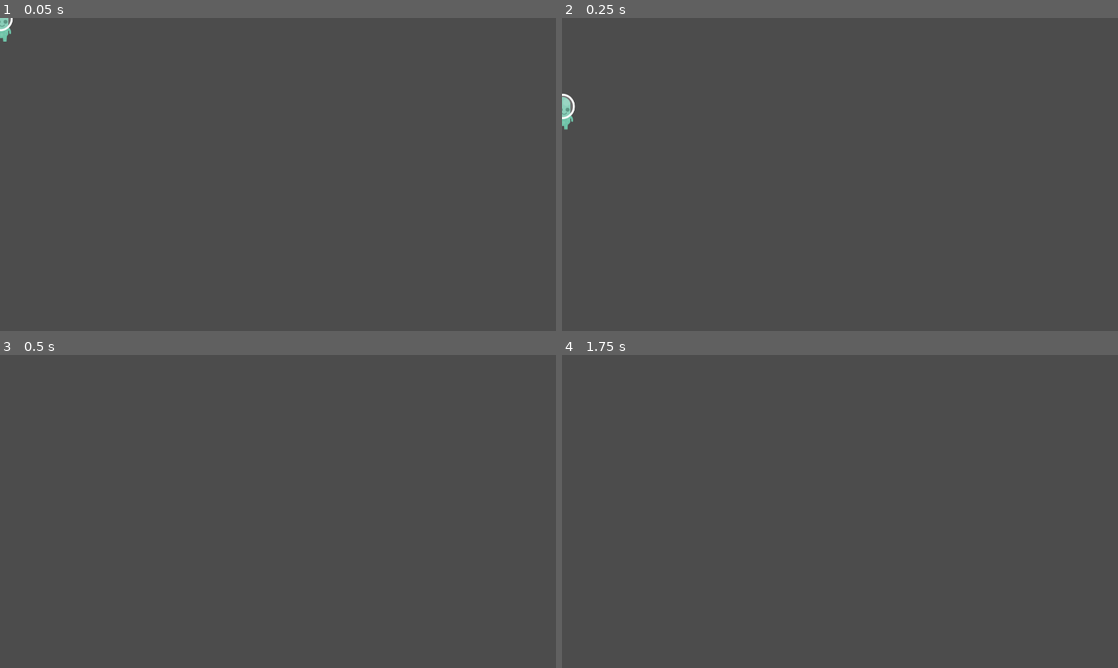
Above: before the commit, frames 1-4 (two rows, left to right).
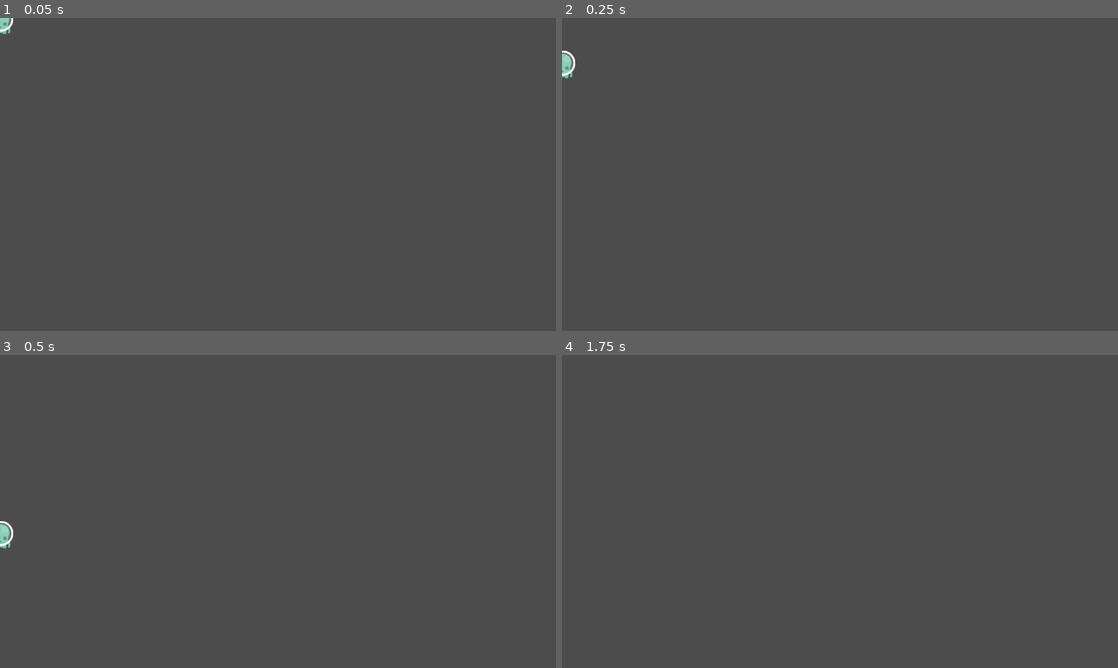
Above: after the commit, the same moments.

Repository: Epsilon0xCell/Lorien
Game: Godot game, scene res://Misc/Player/Player.tscn
The game is run twice, just before and just after one commit, with the same random seed, the same clock (stepped at 60 frames per second) and the same inputs. This scene is started directly instead of the project's main scene.
Inputs (mouse positions are in pixels of both pictures, inside the frame that each line leads up to):
- Up to frame 1 (0.05 s): no input
- Up to frame 2 (0.25 s): no input
- Up to frame 3 (0.5 s): no input
- Up to frame 4 (1.75 s): tap Enter at 0.5 s; move the mouse to (962, 495) at 0.52 s; hold D (player_move_right) from 0.53 s (still down); tap Delete (delete_selected_strokes) at 0.6 s; click (962, 495) at 0.67 s; tap Space (player_jump) at 0.77, 1.25, 1.52 s; move the mouse to (728, 527) at 1.27 s; tap B (shortcut_brush_tool) at 1.35 s; click (728, 527) at 1.42 s

The runs differ from the first frame. In frame 1, less than 0.1% of the frame differs, in the area x 0-3%, y 0-8%; in frame 2, 0.4%, in the area x 0-3%, y 10-36%; in frame 3, 0.2%; in frame 4, nothing differs.

Commit message:
Simplified player code

Diff:
--- a/lorien/InfiniteCanvas/InfiniteCanvas.gd
+++ b/lorien/InfiniteCanvas/InfiniteCanvas.gd
@@ -120,6 +120,7 @@
 		if enable:
 			if _player == null:
 				_player = PLAYER.instance()
+				_player.z_index = -100
 			_player.reset(_active_tool.get_cursor().global_position)
 			_viewport.add_child(_player)
 		else:
--- a/lorien/Main.tscn
+++ b/lorien/Main.tscn
@@ -71,10 +71,10 @@
 }
 
 [node name="ColorPicker" type="ColorPicker" parent="BrushColorPickerPopup/PanelContainer"]
-margin_left = 52.0
-margin_top = 52.0
-margin_right = 357.0
-margin_bottom = 471.0
+margin_left = 68.0
+margin_top = 68.0
+margin_right = 373.0
+margin_bottom = 487.0
 edit_alpha = false
 presets_enabled = false
 presets_visible = false
@@ -105,10 +105,10 @@
 }
 
 [node name="ColorPicker" type="ColorPicker" parent="BackgroundColorPickerPopup/PanelContainer"]
-margin_left = 52.0
-margin_top = 52.0
-margin_right = 362.001
-margin_bottom = 468.0
+margin_left = 68.0
+margin_top = 68.0
+margin_right = 378.001
+margin_bottom = 484.0
 edit_alpha = false
 presets_enabled = false
 presets_visible = false
@@ -135,8 +135,8 @@
 theme = ExtResource( 8 )
 access = 2
 filters = PoolStringArray( "*.lorien" )
-current_dir = "/Projects/Other/Lorien/lorien"
-current_path = "/Projects/Other/Lorien/lorien/"
+current_dir = "/Users/mbrla/Projects/lorien/lorien"
+current_path = "/Users/mbrla/Projects/lorien/lorien/"
 __meta__ = {
 "_edit_lock_": true
 }
@@ -162,8 +162,8 @@
 margin_bottom = 216.5
 theme = ExtResource( 8 )
 access = 2
-current_dir = "/Projects/Other/Lorien/lorien"
-current_path = "/Projects/Other/Lorien/lorien/"
+current_dir = "/Users/mbrla/Projects/lorien/lorien"
+current_path = "/Users/mbrla/Projects/lorien/lorien/"
 
 [node name="UnsavedChangesDialog" parent="." instance=ExtResource( 7 )]
 visible = false
--- a/lorien/Misc/Player/Player.gd
+++ b/lorien/Misc/Player/Player.gd
@@ -2,23 +2,16 @@
 extends KinematicBody2D
 
 # -------------------------------------------------------------------------------------------------
-enum State {
-	IDLE,
-	MOVING,
-	JUMPING,
-	LANDING
-}
-
-# -------------------------------------------------------------------------------------------------
-export var speed: float = 250
-export var jump_power: float = 1500
-export var push_power: float = 100
-export var gravity: float = 120
+export var speed: float = 400
+export var jump_power: float = 1000
+export var gravity: float = 60
 onready var _sprite: AnimatedSprite = $AnimatedSprite
-var _state = State.IDLE
+onready var _col_shape_normal: CollisionShape2D = $CollisionShapeNormal
+onready var _col_shape_crouching: CollisionShape2D = $CollisionShapeCrouching
 var _velocity: Vector2 = Vector2.ZERO
 
 func _physics_process(delta: float) -> void:
+	var is_crouching := false
 	_velocity.y += gravity
 	if Input.is_action_pressed("player_move_left"):
 		_velocity.x = -speed
@@ -28,6 +21,9 @@
 		_velocity.x = speed
 		_sprite.play("walk")
 		_sprite.flip_h = false
+	elif Input.is_action_pressed("player_crouch"):
+		is_crouching = true
+		_sprite.play("crouch")
 	elif is_on_floor():
 		_velocity.x = 0
 		_sprite.play("idle")
@@ -36,31 +32,13 @@
 		_velocity.y -= jump_power
 		_sprite.play("jump")
 
-	match _state:
-		State.IDLE: _state_idle(delta)
-		State.MOVING: _state_moving(delta)
-		State.JUMPING: _state_jumping(delta)
-		State.LANDING: _state_landing(delta)
+	_col_shape_crouching.disabled = !is_crouching
+	_col_shape_normal.disabled = is_crouching
+
+
 	_velocity = move_and_slide(_velocity, Vector2.UP, false, 4, PI/4.0, false)
 
 # -------------------------------------------------------------------------------------------------
 func reset(global_pos: Vector2) -> void:
 	global_position = global_pos
 	_velocity = Vector2.ZERO
-	_state = State.IDLE
-
-# -------------------------------------------------------------------------------------------------
-func _state_idle(delta: float) -> void:
-	pass
-
-# -------------------------------------------------------------------------------------------------
-func _state_moving(delta: float) -> void:
-	pass
-
-# -------------------------------------------------------------------------------------------------
-func _state_jumping(delta: float) -> void:
-	pass
-
-# -------------------------------------------------------------------------------------------------
-func _state_landing(delta: float) -> void:
-	pass
--- a/lorien/Misc/Player/Player.tscn
+++ b/lorien/Misc/Player/Player.tscn
@@ -15,10 +15,15 @@
 [ext_resource path="res://Assets/Player/p1_walk/p1_walk02.png" type="Texture" id=13]
 [ext_resource path="res://Assets/Player/p1_walk/p1_walk03.png" type="Texture" id=14]
 [ext_resource path="res://Assets/Player/p1_hurt.png" type="Texture" id=15]
+[ext_resource path="res://Assets/Player/p1_duck.png" type="Texture" id=16]
 
-[sub_resource type="CapsuleShape2D" id=1]
+[sub_resource type="CapsuleShape2D" id=3]
 radius = 35.7294
-height = 28.0319
+height = 34.0149
+
+[sub_resource type="CapsuleShape2D" id=4]
+radius = 35.7294
+height = 10.4698
 
 [sub_resource type="SpriteFrames" id=2]
 animations = [ {
@@ -26,11 +31,6 @@
 "loop": false,
 "name": "idle",
 "speed": 5.0
-}, {
-"frames": [ ExtResource( 8 ), ExtResource( 13 ), ExtResource( 14 ), ExtResource( 6 ), ExtResource( 11 ), ExtResource( 10 ), ExtResource( 12 ), ExtResource( 4 ), ExtResource( 5 ), ExtResource( 7 ), ExtResource( 9 ) ],
-"loop": true,
-"name": "walk",
-"speed": 12.0
 }, {
 "frames": [ ExtResource( 15 ) ],
 "loop": false,
@@ -46,16 +46,29 @@
 "loop": false,
 "name": "falling",
 "speed": 5.0
+}, {
+"frames": [ ExtResource( 8 ), ExtResource( 13 ), ExtResource( 14 ), ExtResource( 6 ), ExtResource( 11 ), ExtResource( 10 ), ExtResource( 12 ), ExtResource( 4 ), ExtResource( 5 ), ExtResource( 7 ), ExtResource( 9 ) ],
+"loop": true,
+"name": "walk",
+"speed": 12.0
+}, {
+"frames": [ ExtResource( 16 ) ],
+"loop": true,
+"name": "crouch",
+"speed": 5.0
 } ]
 
 [node name="Player" type="KinematicBody2D"]
 script = ExtResource( 1 )
 
-[node name="CollisionShape2D" type="CollisionShape2D" parent="."]
-shape = SubResource( 1 )
+[node name="CollisionShapeNormal" type="CollisionShape2D" parent="."]
+shape = SubResource( 3 )
+
+[node name="CollisionShapeCrouching" type="CollisionShape2D" parent="."]
+shape = SubResource( 4 )
+disabled = true
 
 [node name="AnimatedSprite" type="AnimatedSprite" parent="."]
 frames = SubResource( 2 )
-animation = "walk"
-frame = 7
+animation = "crouch"
 playing = true
--- a/lorien/project.godot
+++ b/lorien/project.godot
@@ -198,6 +198,18 @@
 
 [input]
 
+ui_accept={
+"deadzone": 0.5,
+"events": [ Object(InputEventKey,"resource_local_to_scene":false,"resource_name":"","device":0,"alt":false,"shift":false,"control":false,"meta":false,"command":false,"pressed":false,"scancode":16777221,"unicode":0,"echo":false,"script":null)
+, Object(InputEventKey,"resource_local_to_scene":false,"resource_name":"","device":0,"alt":false,"shift":false,"control":false,"meta":false,"command":false,"pressed":false,"scancode":16777222,"unicode":0,"echo":false,"script":null)
+, Object(InputEventJoypadButton,"resource_local_to_scene":false,"resource_name":"","device":0,"button_index":0,"pressure":0.0,"pressed":false,"script":null)
+ ]
+}
+ui_select={
+"deadzone": 0.5,
+"events": [ Object(InputEventJoypadButton,"resource_local_to_scene":false,"resource_name":"","device":0,"button_index":3,"pressure":0.0,"pressed":false,"script":null)
+ ]
+}
 f1={
 "deadzone": 0.5,
 "events": [ Object(InputEventKey,"resource_local_to_scene":false,"resource_name":"","device":0,"alt":false,"shift":false,"control":false,"meta":false,"command":false,"pressed":false,"scancode":16777244,"unicode":0,"echo":false,"script":null)
@@ -317,6 +329,12 @@
 , Object(InputEventKey,"resource_local_to_scene":false,"resource_name":"","device":0,"alt":false,"shift":false,"control":false,"meta":false,"command":false,"pressed":false,"scancode":16777232,"unicode":0,"echo":false,"script":null)
  ]
 }
+player_crouch={
+"deadzone": 0.5,
+"events": [ Object(InputEventKey,"resource_local_to_scene":false,"resource_name":"","device":0,"alt":false,"shift":false,"control":false,"meta":false,"command":false,"pressed":false,"scancode":83,"unicode":0,"echo":false,"script":null)
+, Object(InputEventKey,"resource_local_to_scene":false,"resource_name":"","device":0,"alt":false,"shift":false,"control":false,"meta":false,"command":false,"pressed":false,"scancode":16777234,"unicode":0,"echo":false,"script":null)
+ ]
+}
 
 [physics]
 
Not shown: 1 places in lorien/Misc/Player/Player.tscn that only renumber resources
